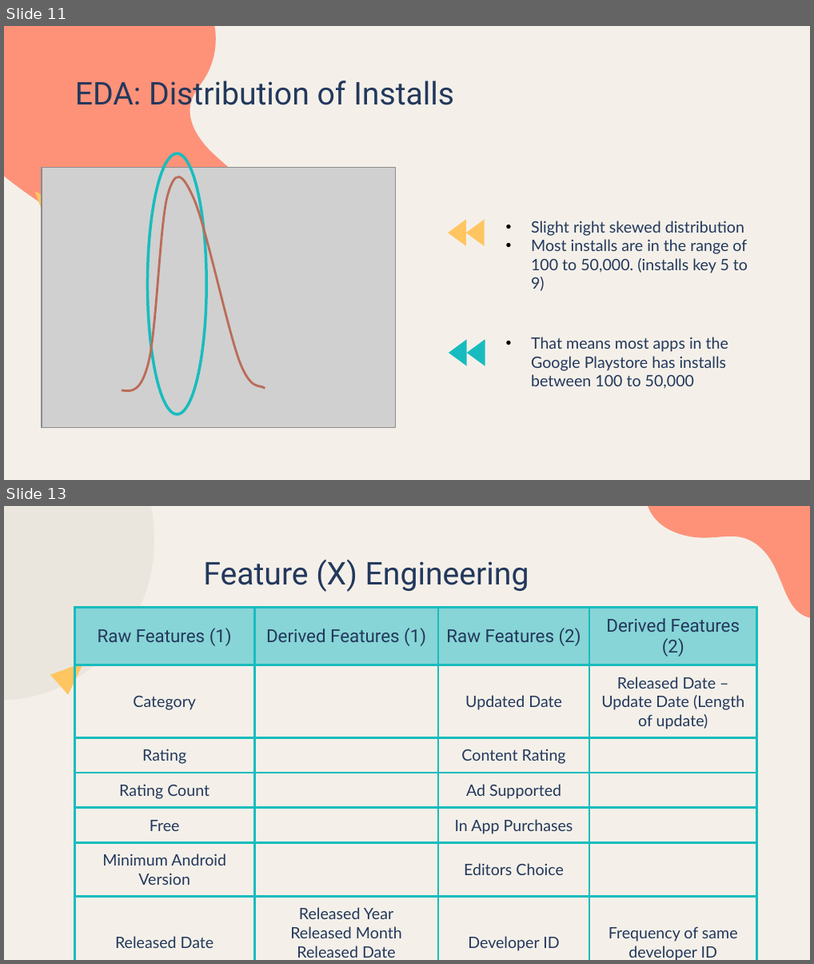
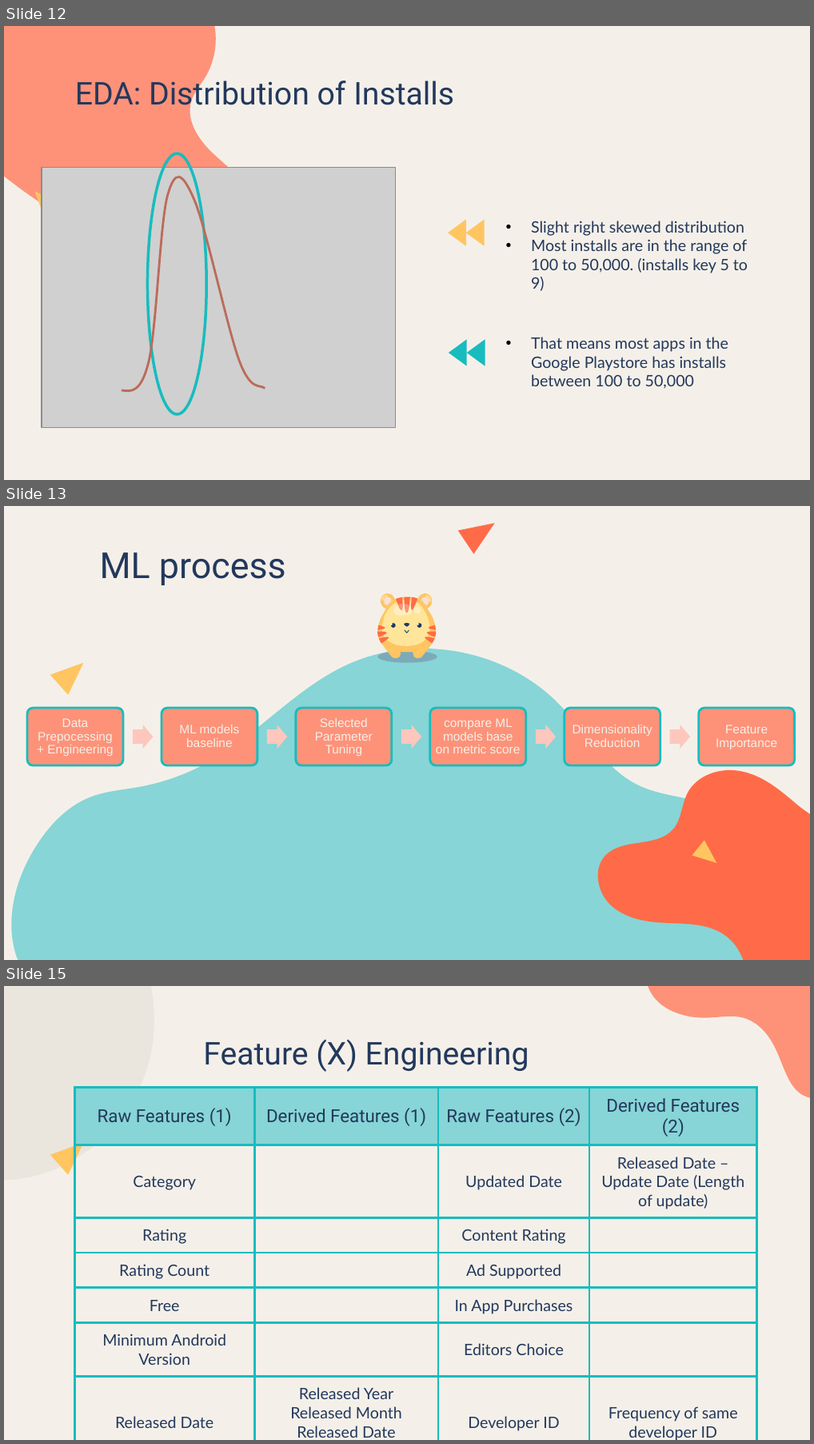
Before and after one commit to LiyanaRoslie/google-apps-ml, a slide deck: Final_Presentation.pptx. Shown one above the other, each under a label of ours: slides 11 and 13 before the commit, slides 12, 13 and 15 after it; the slides between them are not shown. The pictures are 814x964 and 814x1444 pixels, drawn with LibreOffice and Linux fonts; fonts in the diff are those of the drawing; grey boxes stand for pictures. Boxes give left, top, right and bottom in pixels: in the first picture for what was removed or moved away, otherwise in the second. Text is boxed around its words. In the diff, an @@ line names an element or a change of style, - is before the commit and + after.

```diff
--- a/Final_Presentation.pptx
+++ b/Final_Presentation.pptx
@@ slide 13 added at box(4, 506, 810, 960), background #F4F0E9; not listed: 1 template element that a slide beside it also shows @@
@@ title added at box(100, 552, 286, 585), 32 pt, text #23385C @@
+ML process
@@ group added at box(378, 593, 438, 664): 43 freeform shapes @@
@@ group added at box(27, 708, 795, 765): 6 rounded rectangles, 6 texts, 5 right arrows @@
+Data Prepocessing + Engineering
+ML models baseline
+Selected Parameter Tuning
+compare ML models base on metric score
+Dimensionality Reduction
+Feature Importance
@@ group added at box(4, 523, 810, 960): 4 freeform shapes @@
@@ what was slide 11 is now slide 12 @@
@@ what was slide 13 is now slide 15 @@
```
Also in this commit, not shown: 12 slides changed, 1 other slide added.
